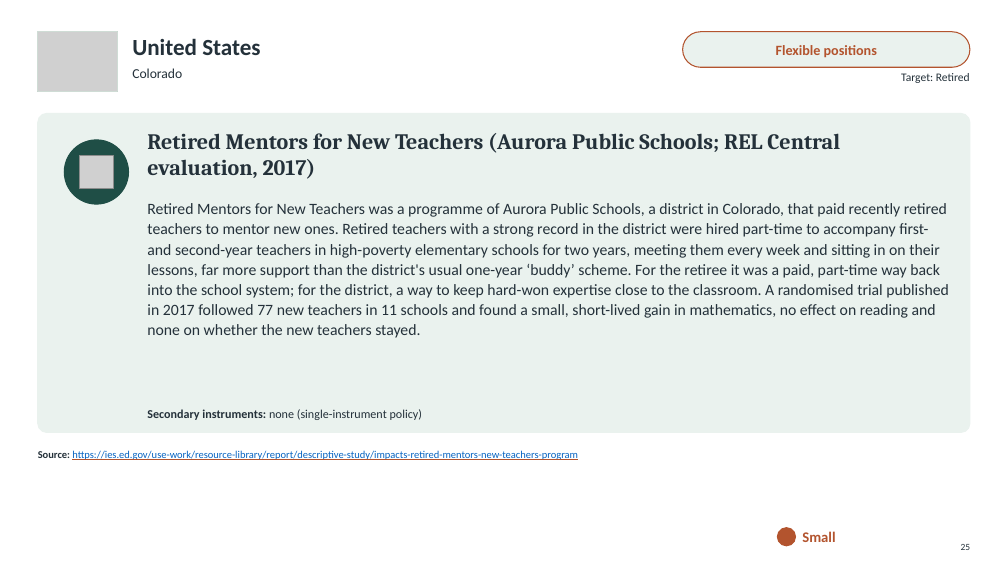
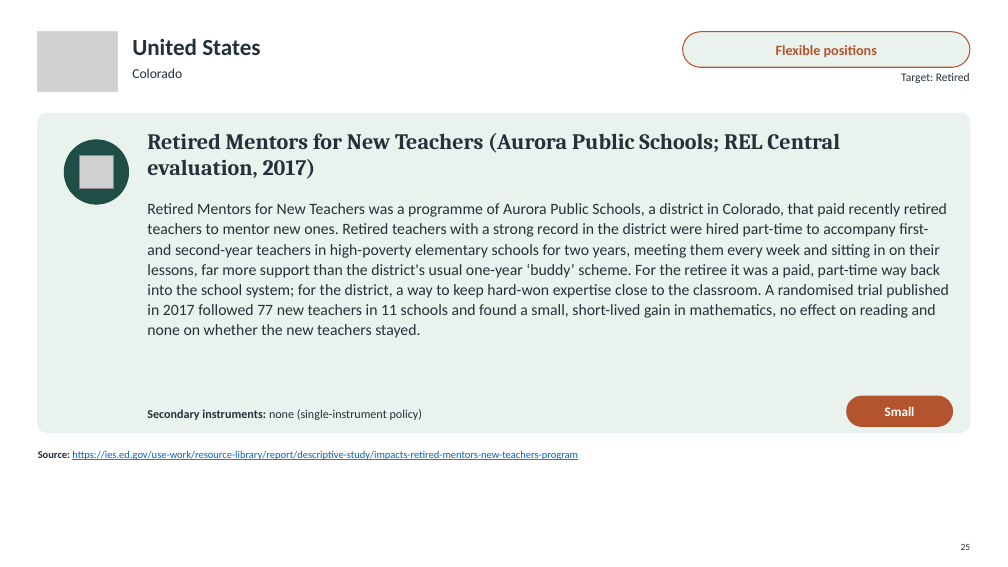
Before and after one commit to jedr1-ship-it/Alternative-Pathways----Quant, a slide deck: slide 25 of policies/Re-attracting_Former_Teachers.pptx. Drawn at 1008x567 pixels with LibreOffice and Linux fonts; fonts in the diff are those of the drawing; grey boxes stand for pictures. Boxes give left, top, right and bottom in pixels: in the first picture for what was removed or moved away, otherwise in the second. Text is boxed around its words. In the diff, an @@ line names an element or a change of style, - is before the commit and + after.

```diff
--- a/policies/Re-attracting_Former_Teachers.pptx
+++ b/policies/Re-attracting_Former_Teachers.pptx
@@ text "Small" moved from (x1=802, y1=531, x2=835, y2=542) to (x1=885, y1=406, x2=915, y2=416) @@
@@ text "Small" at (x1=885, y1=406, x2=915, y2=416): size 14 to 12.5 pt, text colour #B3542E to #FFFFFF; alignment left to centre @@
@@ rounded rectangle added at (x1=847, y1=396, x2=953, y2=426), fill #B3542E, outline #B3542E 1 pt @@
@@ ellipse removed at (x1=777, y1=528, x2=796, y2=546) @@
```
Also in this commit, not shown: 32 other slides changed, 2 other files.
